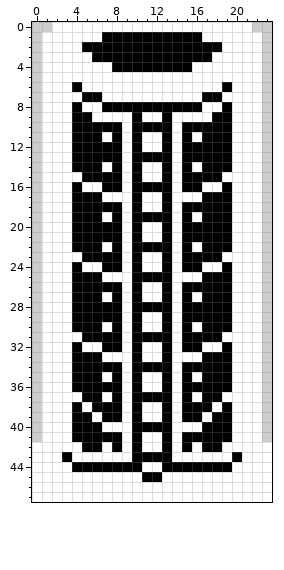
Two states of a pixel-art file, aseprite/Player/Gun/defender_gun.aseprite. The picture above was drawn from the file before the commit.
24x48 pixels, 1 frame.
The same view after the edit:
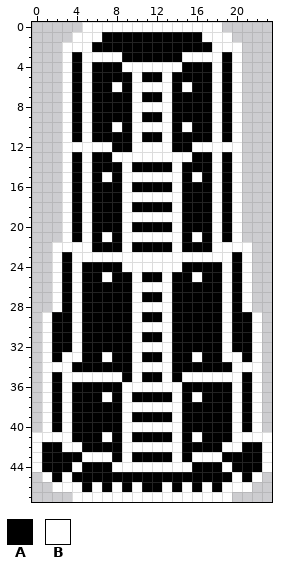
Palette (. is transparent): A #000000  B #ffffff
Message: Reworked every gun & base
What changed:
layer "Layer 1" now hidden
layer "Layer 2" added
@@ x 0..23 @@
- 0 ..BBBBBBBBBBBBBBBBBBBB..
- 1 .BBBBBBAAAAAAAAAABBBBBB.
- 2 .BBBBAAAAAAAAAAAAAABBBB.
- 3 .BBBBBAAAAAAAAAAAABBBBB.
- 4 .BBBBBBBAAAAAAAABBBBBBB.
- 5 .BBBBBBBBBBBBBBBBBBBBBB.
- 6 .BBBABBBBBBBBBBBBBBABBB.
- 7 .BBBBAABBBBBBBBBBAABBBB.
- 8 .BBBABBAAAAAAAAAABBABBB.
- 9 .BBBAABBBBABBABBBBAABBB.
-10 .BBBAAAAABAAAABAAAAABBB.
-11 .BBBAAABABABBABABAAABBB.
-12 .BBBAAAAABABBABAAAAABBB.
-13 .BBBAAAAABAAAABAAAAABBB.
-14 .BBBAAABABABBABABAAABBB.
-15 .BBBBAAAABABBABAAAABBBB.
-16 .BBBABBAABAAAABAABBABBB.
-17 .BBBAAABBBABBABBBAAABBB.
-18 .BBBAAAAABABBABAAAAABBB.
-19 .BBBAAABABAAAABABAAABBB.
-20 .BBBAAAAABABBABAAAAABBB.
-21 .BBBAAAAABABBABAAAAABBB.
-22 .BBBAAABABAAAABABAAABBB.
-23 .BBBBAAAABABBABAAAABBBB.
-24 .BBBABBAABABBABAABBABBB.
-25 .BBBAAABBBAAAABBBAAABBB.
-26 .BBBAAAAABABBABAAAAABBB.
-27 .BBBAAABABABBABABAAABBB.
-28 .BBBAAAAABAAAABAAAAABBB.
-29 .BBBAAAAABABBABAAAAABBB.
-30 .BBBAAABABABBABABAAABBB.
-31 .BBBBAAAABAAAABAAAABBBB.
-32 .BBBABBAABABBABAABBABBB.
-33 .BBBAAABBBABBABBBAAABBB.
-34 .BBBAAAAABAAAABAAAAABBB.
-35 .BBBAAABABABBABABAAABBB.
-36 .BBBAAAAABABBABAAAAABBB.
-37 .BBBBAABABAAAABABAABBBB.
-38 .BBBABAAABABBABAAABABBB.
-39 .BBBAABAABABBABAABAABBB.
-40 .BBBAAABBBAAAABBBAAABBB.
-41 .BBBAAAAABABBABAAAAABBB.
-42 BBBBBAABABABBABABAABBBBB
-43 BBBABBBBBBAAAABBBBBBABBB
-44 BBBBAAAAAAABBAAAAAAABBBB
-45 BBBBBBBBBBBAABBBBBBBBBBB
-46 BBBBBBBBBBBBBBBBBBBBBBBB
-47 BBBBBBBBBBBBBBBBBBBBBBBB
+ 0 .....BBBBBBBBBBBBBB.....
+ 1 ....BBBAAAAAAAAAABBB....
+ 2 ...BBBAAAAAAAAAAAABBB...
+ 3 ...BABBBBAAAAAABBBBAB...
+ 4 ...BABAAABBBBBBAAABAB...
+ 5 ...BABAAAABAABAAAABAB...
+ 6 ...BABAABABBBBABAABAB...
+ 7 ...BABAAAABAABAAAABAB...
+ 8 ...BABAAAABBBBAAAABAB...
+ 9 ...BABAAAABAABAAAABAB...
+10 ...BABAABABBBBABAABAB...
+11 ...BABAAAABAABAAAABAB...
+12 ...BBBBBAABBBBAABBBBB...
+13 ...BABAABBBBBBBBAABAB...
+14 ...BABAAABAAAABAAABAB...
+15 ...BABABABBBBBBABABAB...
+16 ...BABAAABAAAABAAABAB...
+17 ...BABAAABBBBBBAAABAB...
+18 ...BABAAABAAAABAAABAB...
+19 ...BABAAABBBBBBAAABAB...
+20 ...BABAAABAAAABAAABAB...
+21 ...BABABABBBBBBABABAB...
+22 ..BBBBAAABAAAABAAABBBB..
+23 ..BABBBBBBBBBBBBBBBBAB..
+24 ..BABAAAABBBBBBAAAABAB..
+25 ..BABAABAABAABAABAABAB..
+26 ..BABAAAAABBBBAAAAABAB..
+27 ..BABAAAAABAABAAAAABAB..
+28 ..BABAAAAABBBBAAAAABAB..
+29 .BAABAAAAABAABAAAAABAAB.
+30 .BAABAAAAABBBBAAAAABAAB.
+31 .BAABAAAAABAABAAAAABAAB.
+32 .BAABAAAAABBBBAAAAABAAB.
+33 .BABBAABAABAABAABAABBAB.
+34 .BBBAAAAAABBBBAAAAAABBB.
+35 .BABBBBBBABAABABBBBBBAB.
+36 .BABAAAAABBBBBBAAAAABAB.
+37 .BABAAABABAAAABABAAABAB.
+38 .BABAAAAABBBBBBAAAAABAB.
+39 .BABAAAAABAAAABAAAAABAB.
+40 .BABAAAAABBBBBBAAAAABAB.
+41 BBBBAAABABAAAABABAAABBBB
+42 BAABBAAAABBBBBBAAAABBAAB
+43 BAAAABBBABAAAABABBBAAAAB
+44 BAAABAAABBBBBBBBAAABAAAB
+45 .BABAAAAAAAAAAAAAAAABAB.
+46 ..BBBABABABAABABABABBB..
+47 ....BBBBBBBBBBBBBBBB....
Changed places in both pictures, as pixel boxes (x1, y1, x2, y2):
changed: (32, 22, 272, 502)
